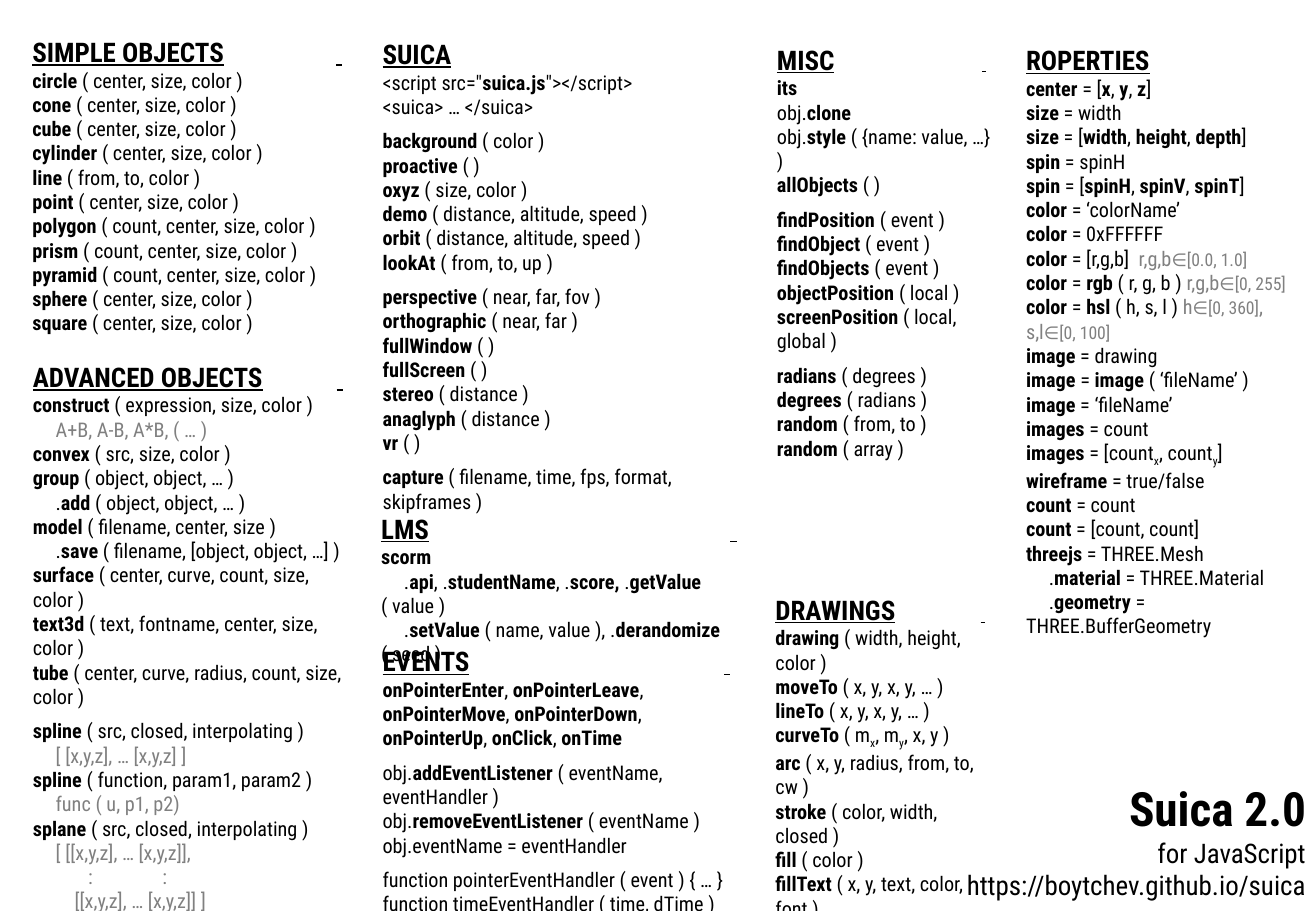
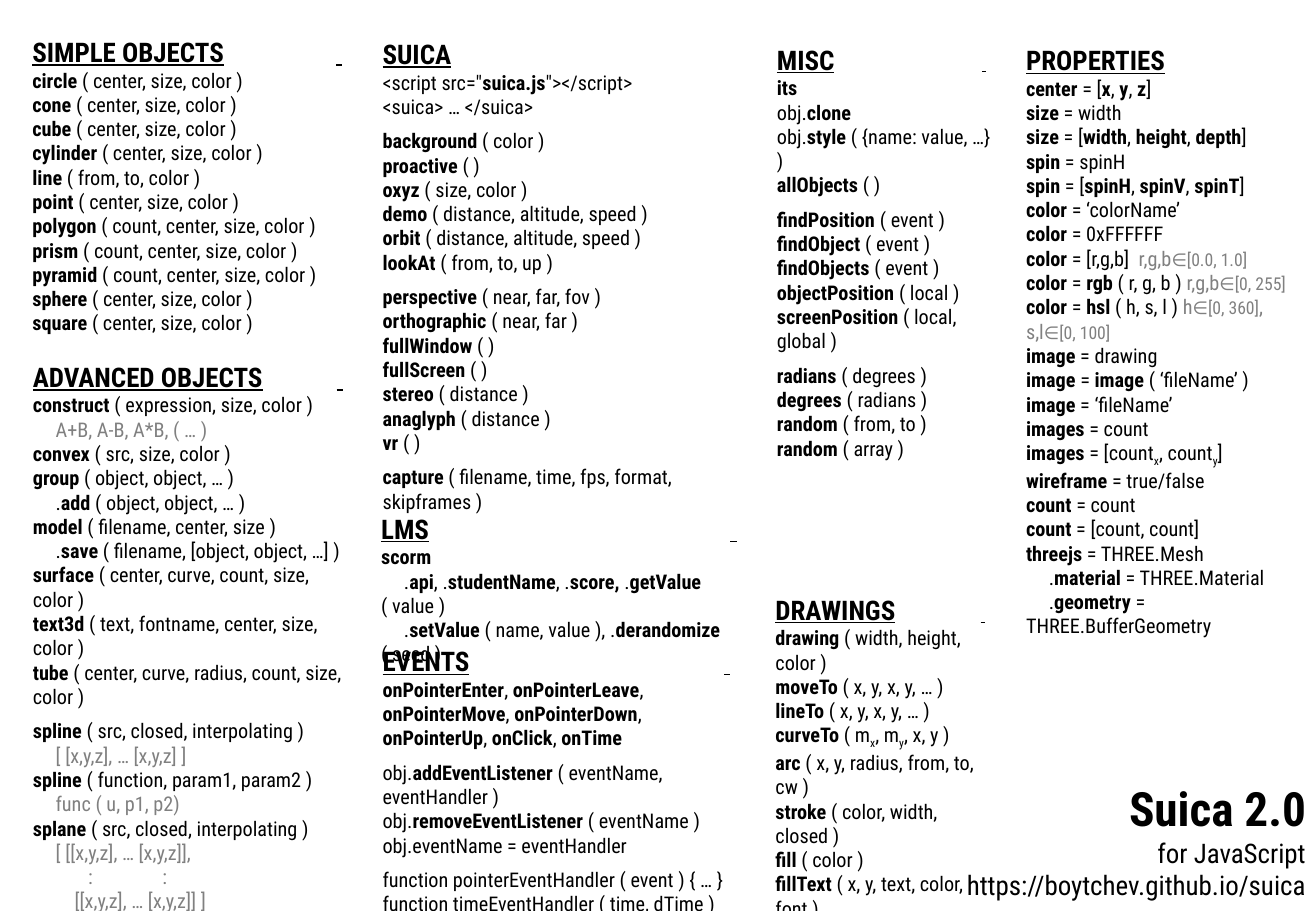
Before and after one commit to boytchev/suica, a slide deck: slide 1 of docs/cheat-sheet.pptx. Drawn at 1316x911 pixels with LibreOffice and Linux fonts; fonts in the diff are those of the drawing. Boxes give left, top, right and bottom in pixels: in the first picture for what was removed or moved away, otherwise in the second. Text is boxed around its words. In the diff, an @@ line names an element or a change of style, - is before the commit and + after.

```diff
--- a/docs/cheat-sheet.pptx
+++ b/docs/cheat-sheet.pptx
@@ text at [1026, 50, 1165, 74]: text changed @@
-ROPERTIES
+PROPERTIES
```
Also in this commit, not shown: 1 slide added, 1 other file.
